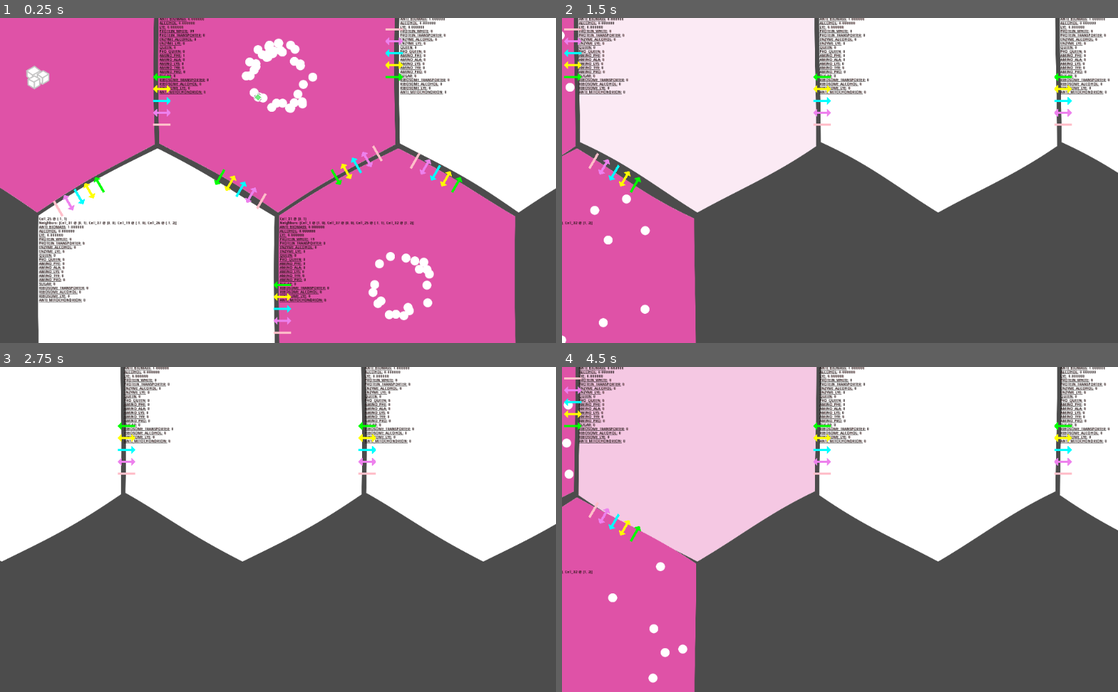
Above: before the commit, frames 1-4 (two rows, left to right).
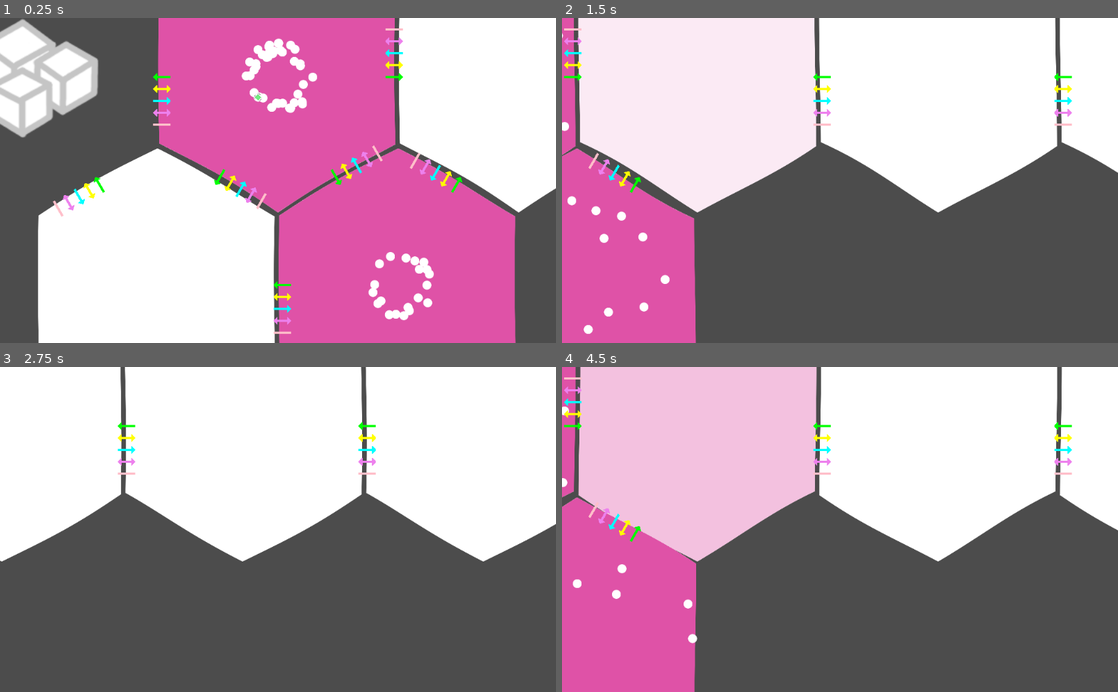
Above: after the commit, the same moments.

Repository: tobyp/hackathon2020
Game: Godot game, scene res://main.tscn
Same seed, same stepped clock (60 frames per second), same inputs: the game is played once before the commit and once after it.
Inputs (mouse positions are in pixels of both pictures, inside the frame that each line leads up to):
- Up to frame 1 (0.25 s): no input
- Up to frame 2 (1.5 s): tap Enter at 0.5 s; move the mouse to (962, 164) at 0.52 s; hold D 0.53-1.25 s; click (962, 164) at 0.67 s; drag from (728, 196) to (812, 245) at 1.27 s
- Up to frame 3 (2.75 s): move the mouse to (333, 458) at 2.02 s; hold D from 2.03 s (still down)
- Up to frame 4 (4.5 s): release D at 2.75 s; drag from (812, 594) to (673, 480) at 2.77 s; move the mouse to (1006, 578) at 3.52 s; hold A 3.53-4.25 s; drag from (673, 480) to (756, 448) at 4.27 s

The runs differ from the first frame. In frame 1, 18% of the frame differs, in the area x 0-81%, y 0-88%; in frame 2, 3.7%; in frame 3, 2.0%; in frame 4, 3.6%.

Commit message:
Add resource cell type

Diff:
--- a/cells/cell.gd
+++ b/cells/cell.gd
@@ -17,11 +17,11 @@
 # Amino acid counts include a transporter, transporter count only means free transporter
 var particle_counts = {}  # Dict[ParticleType, int]
 var output_rules = {}  # Dict[ParticleType, Dict[Cell, bool]], output_rules[PARTICLE_*][<Neighbor Cell>] = true/false
-var discovered: bool = true
 var poisons = {Globals.PoisonType.ANTI_BIOMASS: 1.0}  # Dict[PoisonType, float]
 var poison_recoveries = {}  # Dict[PoisonType, [float rate, float ceiling]]
 # 0 = Ready
 var auto_recipe_cooldown = 0
+export var type = Globals.CellType.NORMAL setget _set_type, _get_type
 
 ### PRIVATE MEMBERS
 # since transferring an integer number of particles each tick makes it impossible to see any changes,
@@ -77,11 +77,22 @@
 	self._free_particle_nodes(self._take_particle_nodes(type, count))
 	return old_count - new_count
 
+func _get_type() -> int:
+	return type
+
+func _set_type(type_: int):
+	type = type_
+	$Gfx.visible = type == Globals.CellType.NORMAL
+
 # Called every game step.
 func simulate(delta):
-	_process_poison_recovery(delta)
-	_process_pressure(delta)
-	_process_sugar_usage(delta)
+	if type == Globals.CellType.NORMAL:
+		_process_poison_recovery(delta)
+		_process_pressure(delta)
+		_process_sugar_usage(delta)
+	else:
+		# TODO?
+		pass
 	_process_recipes(delta)
 	_display_debug()
 
@@ -325,10 +336,11 @@
 
 func _display_debug():
 	$DebugLabel.visible = Rules.debug_visual
-	var dbg = "[b][i]%s[/i][/b]\n" % [self];
-	dbg += "[i]Neighbors:[/i] %s\n" % [self.neighbors];
-	for poison in Globals.PoisonType:
-		dbg += "[b][u]%s:[/u][/b] %f\n" % [poison, self.poisons.get(Globals.PoisonType[poison], 0)]
-	for particle in Globals.ParticleType:
-		dbg += "[b][u]%s:[/u][/b] %d\n" % [particle, self.particle_counts.get(Globals.ParticleType[particle], 0)]
-	$DebugLabel.bbcode_text = dbg
+	if Rules.debug_visual:
+		var dbg = "[b][i]%s[/i][/b]\n" % [self];
+		dbg += "[i]Neighbors:[/i] %s\n" % [self.neighbors];
+		for poison in Globals.PoisonType:
+			dbg += "[b][u]%s:[/u][/b] %f\n" % [poison, self.poisons.get(Globals.PoisonType[poison], 0)]
+		for particle in Globals.ParticleType:
+			dbg += "[b][u]%s:[/u][/b] %d\n" % [particle, self.particle_counts.get(Globals.ParticleType[particle], 0)]
+		$DebugLabel.bbcode_text = dbg
--- a/cells/cell_particle.gd
+++ b/cells/cell_particle.gd
@@ -66,6 +66,7 @@
 			image_name = "blue_ribosome"
 		Globals.ParticleType.ANTI_MITOCHONDRION:
 			image_name = "sugar"
+			scale = Vector2(5, 5)
 
 	if Globals.particle_type_is_in_transporter(type):
 		$InnerSprite.texture = load("res://textures/%s.png" % image_name)
--- a/globals.gd
+++ b/globals.gd
@@ -20,6 +20,11 @@
 
 	# Uses the energy of your pc to create sugar, lives in sugar cells, but is very shy so you never see it
 	ANTI_MITOCHONDRION,
+}
+
+enum CellType {
+	NORMAL,
+	RESOURCE,
 }
 
 enum PoisonType {
--- a/main.gd
+++ b/main.gd
@@ -32,6 +32,7 @@
 	var cell6 = $HexGrid.create_cell(-1,0)
 	cell6.set_poison(Globals.PoisonType.ANTI_BIOMASS, 0.0)
 	cell6.add_particles(Globals.ParticleType.ANTI_MITOCHONDRION, 1)
+	cell6.type = Globals.CellType.RESOURCE
 
 	cell1.set_output_rule(Globals.ParticleType.PROTEIN_WHITE, cell2, true)
 	cell1.set_output_rule(Globals.ParticleType.PROTEIN_WHITE, cell3, true)
--- a/rules.gd
+++ b/rules.gd
@@ -1,7 +1,7 @@
 extends Node
 
 var rng: RandomNumberGenerator
-var debug_visual: bool = true
+var debug_visual: bool = false
 
 func _ready():
 	_init_recipes()
